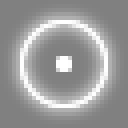
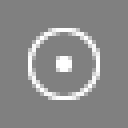
Layered file, before and after one edit (128x128). Changes by layer:
added layer "Layer #2" above "Layer #1" over [28, 28, 100, 100]
hid "Layer copy", opacity 100% → 50% over [4, 4, 124, 124]
hid "Layer" over [20, 20, 108, 108]
